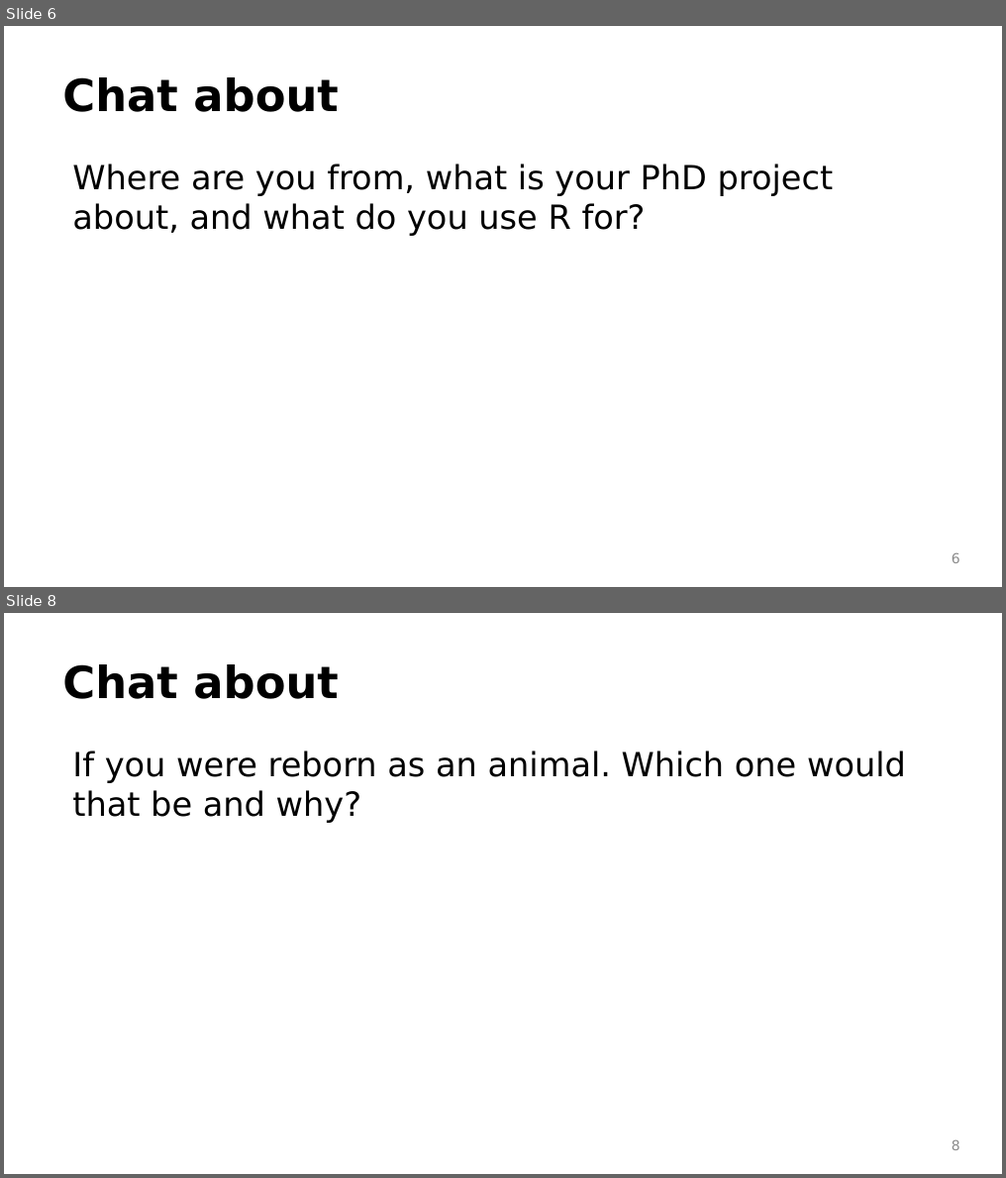
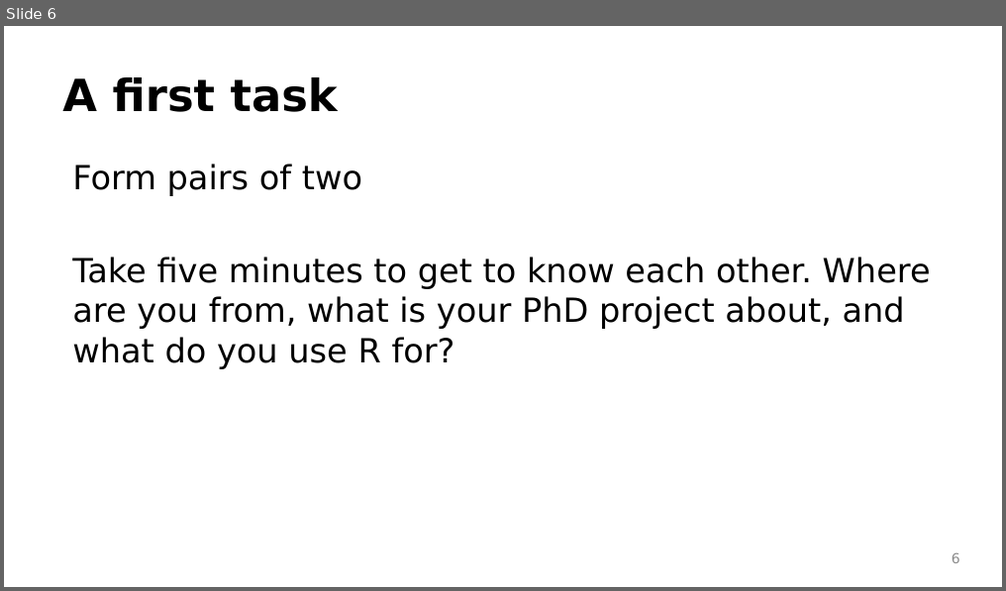
Before and after one commit to idiv-biodiversity/yDiv_building_packages_Rstudio_GitHub, a slide deck: introduction.pptx. Shown one above the other, each under a label of ours: slides 6 and 8 before the commit, slide 6 after it; the slides between them are not shown. The pictures are 1006x1178 and 1006x591 pixels, drawn with LibreOffice and Linux fonts; fonts in the diff are those of the drawing; background and template pictures are left out. Boxes give left, top, right and bottom in pixels: in the first picture for what was removed or moved away, otherwise in the second. Text is boxed around its words. In the diff, an @@ line names an element or a change of style, - is before the commit and + after.

```diff
--- a/introduction.pptx
+++ b/introduction.pptx
@@ slide 8 removed at [4, 613, 1002, 1174], background picture (left out) @@
@@ text removed at [62, 664, 338, 699] @@
-Chat about
@@ text removed at [72, 751, 906, 823] @@
-If you were reborn as an animal. Which one would that be and why?
@@ page number removed at [951, 1141, 960, 1151] @@
-8
@@ slide 6 changed as well @@
@@ text at [62, 77, 338, 112]: text changed @@
-Chat about
+A first task
@@ text at [72, 164, 931, 370]: text changed @@
-Where are you from, what is your PhD project about, and what do you use R for?
+Form pairs of two
+Take five minutes to get to know each other. Where are you from, what is your PhD project about, and what do you use R for?
```
Also in this commit, not shown: 5 other slides changed, 2 slides added, 2 other slides removed, 5 other files.
